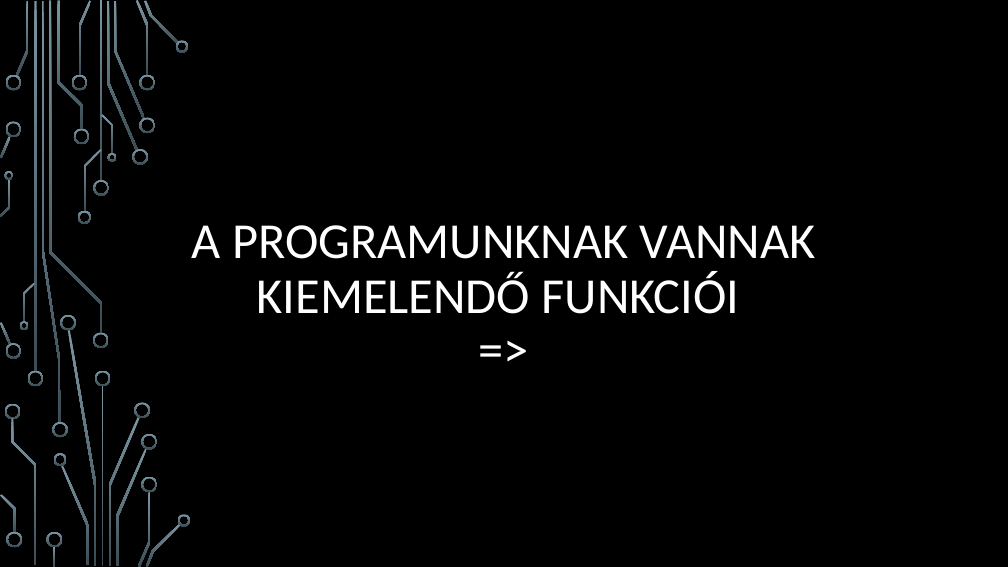
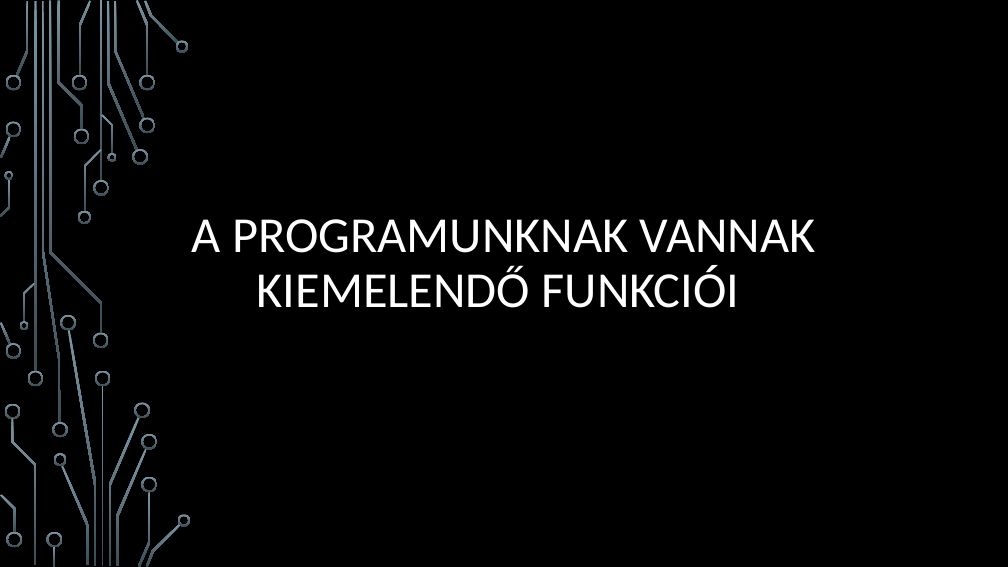
Before and after one commit to MrTahil/hotel, a slide deck: slide 21 of HMZ-rt.pptx. Drawn at 1008x567 pixels with LibreOffice and Linux fonts; fonts in the diff are those of the drawing; background and template pictures are left out. Boxes give left, top, right and bottom in pixels: in the first picture for what was removed or moved away, otherwise in the second. Text is boxed around its words. In the diff, an @@ line names an element or a change of style, - is before the commit and + after.

```diff
--- a/HMZ-rt.pptx
+++ b/HMZ-rt.pptx
@@ title at [192,219,816,308]: text changed @@
-A PROGRAMUNKNAK VANNAK KIEMELENDŐ FUNKCIÓI
-=>
+A PROGRAMUNKNAK VANNAK KIEMELENDŐ FUNKCIÓI
```
Also in this commit, not shown: 18 other slides changed.
